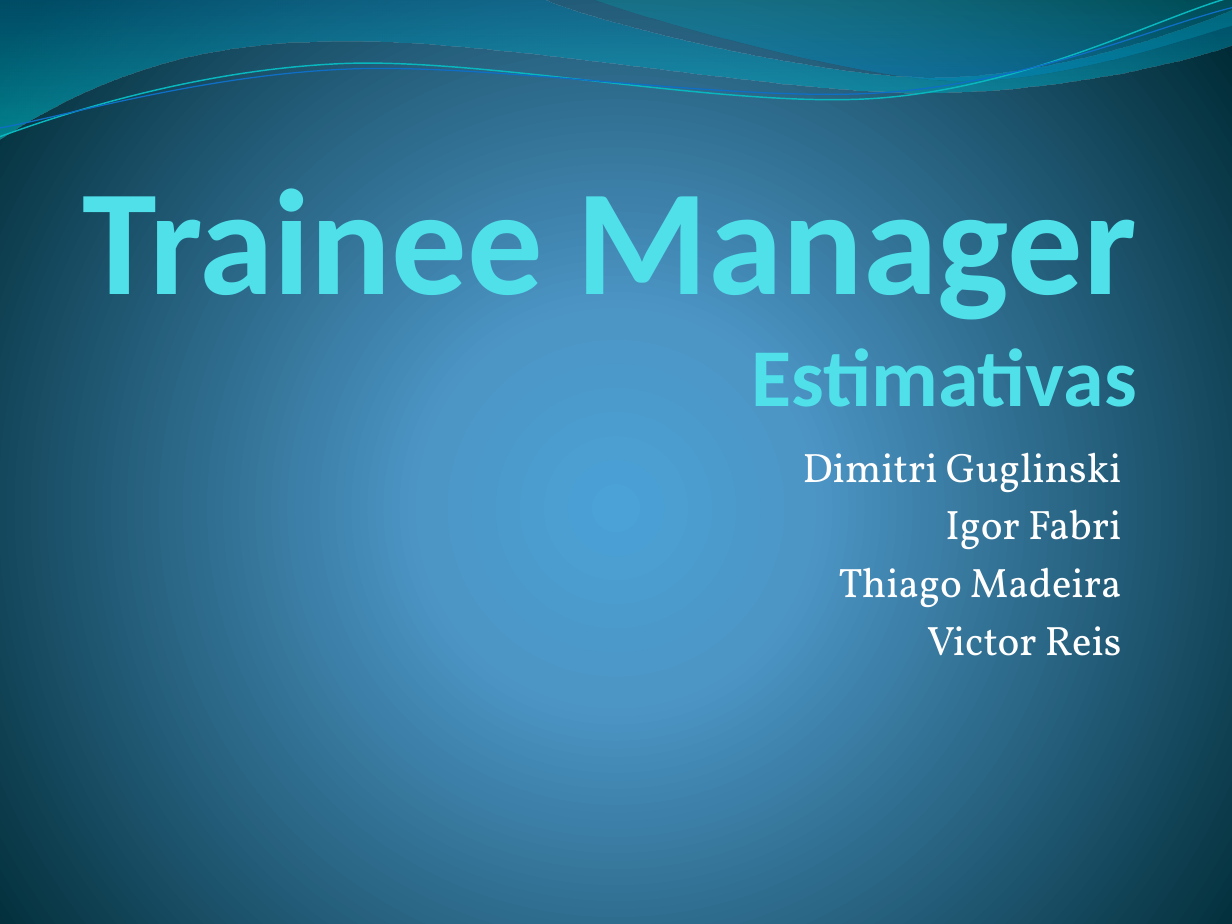
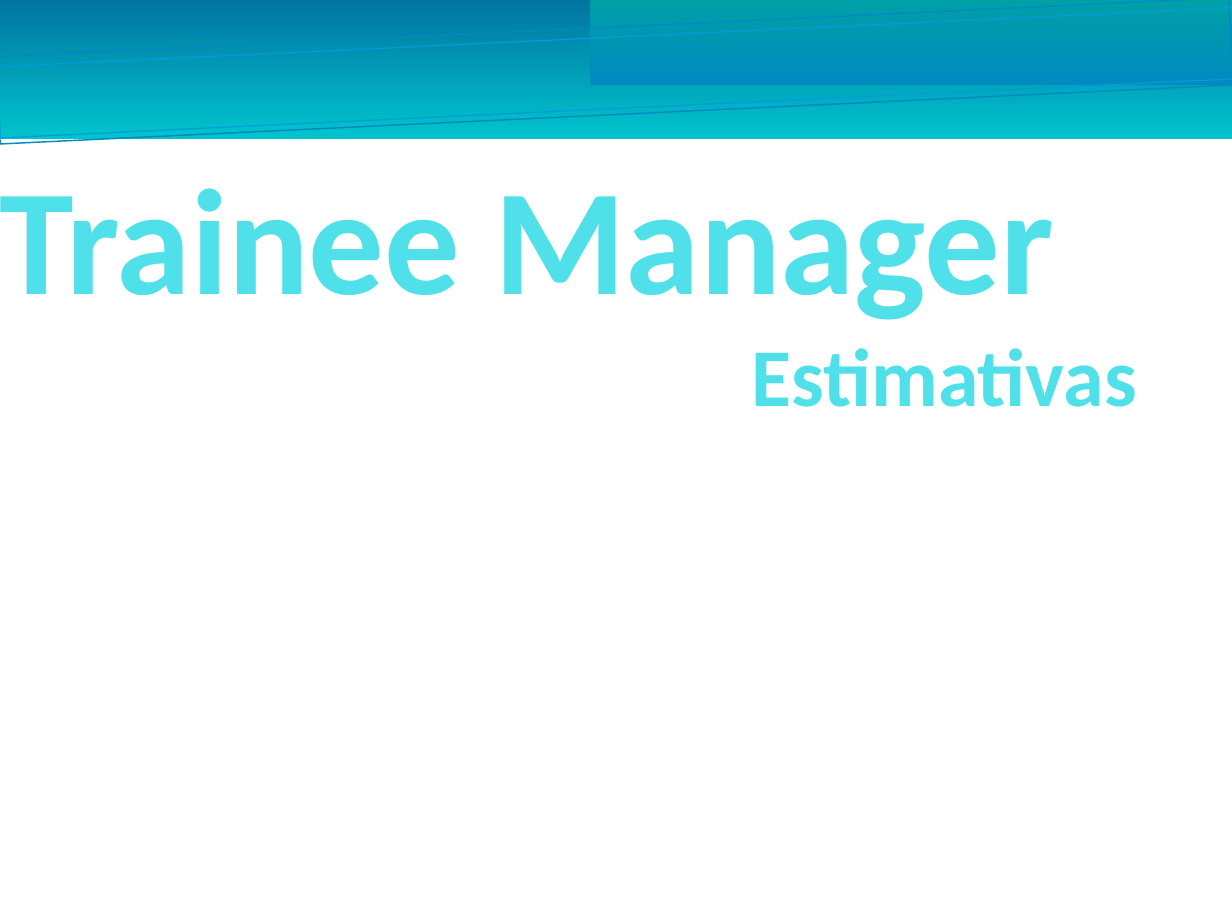
Before and after one commit to guglinski/bolsistas, a slide deck: slide 1 of Atividade 4 - bolsistas/Atividade 4 - ES.pptx. Drawn at 1232x924 pixels with LibreOffice and Linux fonts; fonts in the diff are those of the drawing. Boxes give left, top, right and bottom in pixels: in the first picture for what was removed or moved away, otherwise in the second. Text is boxed around its words. In the diff, an @@ line names an element or a change of style, - is before the commit and + after.

```diff
--- a/Atividade 4 - bolsistas/Atividade 4 - ES.pptx
+++ b/Atividade 4 - bolsistas/Atividade 4 - ES.pptx
@@ background gradient #4AA0D6 to #4C98C7 to #002C38 to #FFFFFF @@
@@ freeform shape removed at box(0, 0, 1232, 139) @@
@@ freeform shape removed at box(0, 0, 1232, 144) @@
@@ freeform shape removed at box(0, 8, 1232, 137) @@
@@ rectangle added at box(0, 0, 1232, 139), fill gradient #0074A0 to #00C4CD @@
@@ rectangle added at box(0, 0, 1232, 144), outline #008ABF 0.85 pt @@
@@ rectangle added at box(0, 8, 1232, 137), outline #009DD9 0.74 pt @@
@@ freeform shape removed at box(590, 0, 1232, 85) @@
@@ rectangle added at box(590, 0, 1232, 85), fill gradient #00A0A8 to #008ABF @@
@@ text "Trainee Manager Estimativas" at box(0, 188, 1136, 407): text colour #51E0EA to #50E0EA @@
@@ subtitle removed at box(803, 452, 1122, 656) @@
-Dimitri Guglinski
-Igor Fabri
-Thiago Madeira
-Victor Reis
```
Also in this commit, not shown: 5 other slides changed.
